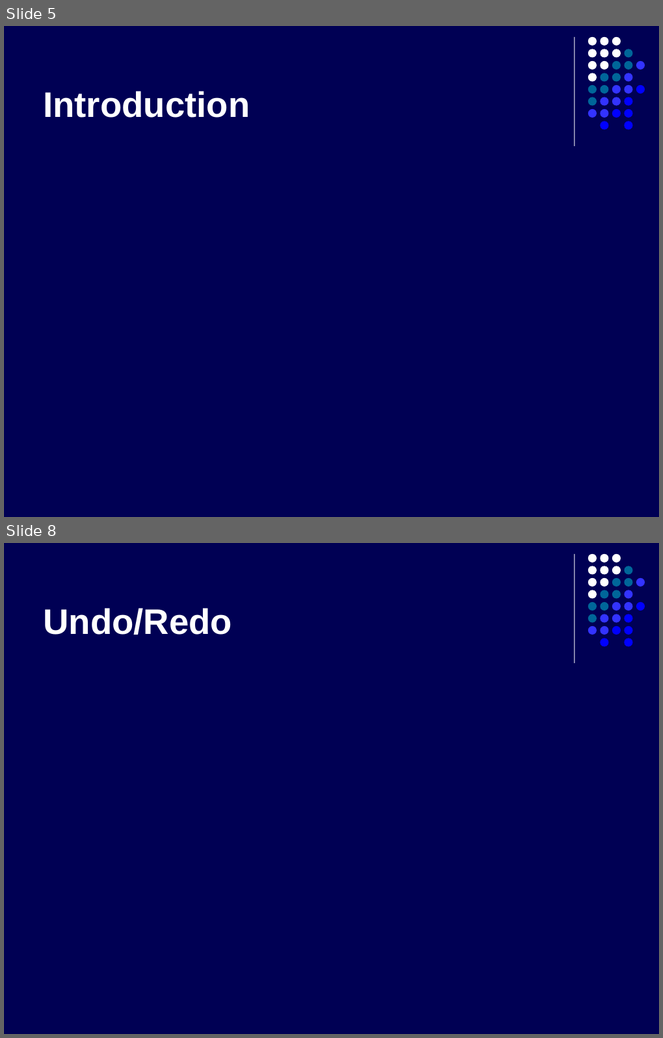
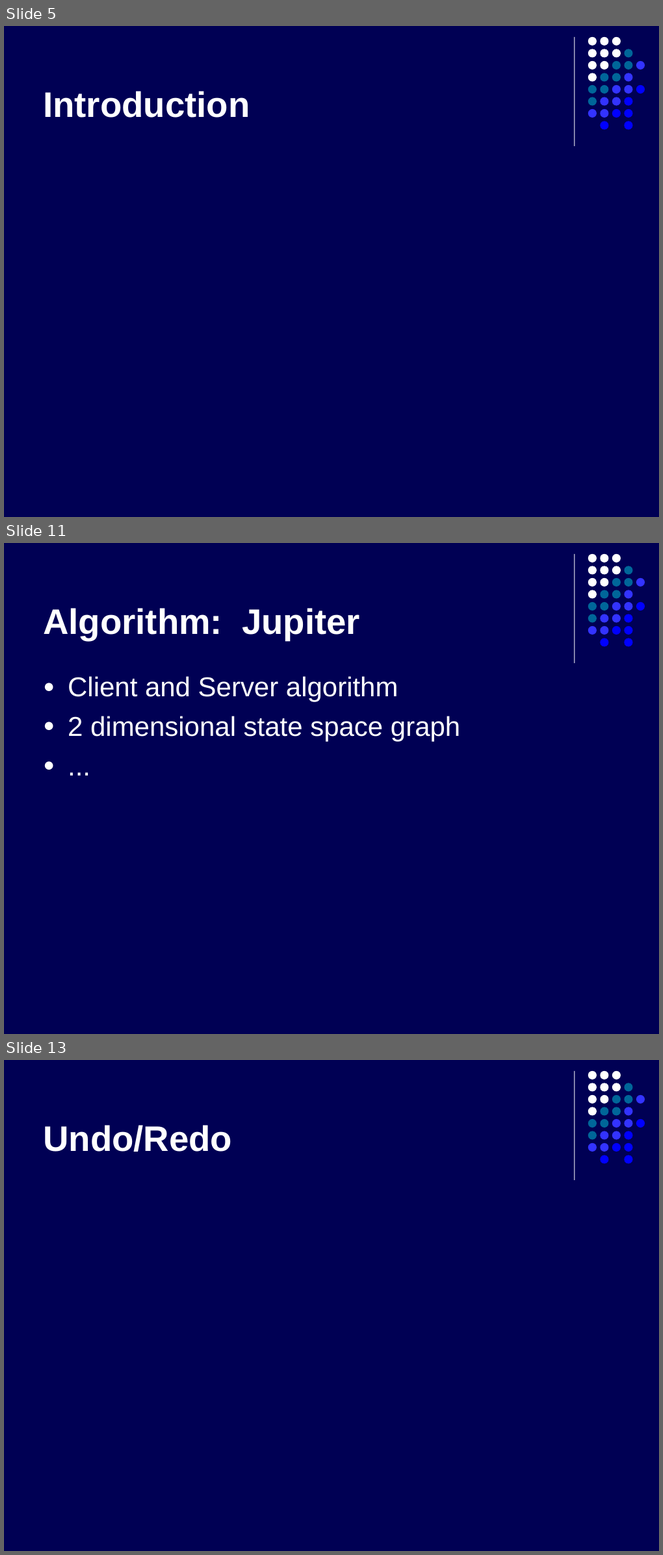
Before and after one commit to kyanha/ace, a slide deck: ace/trunk/doc/presentation/presentation.ppt. Shown one above the other, each under a label of ours: slides 5 and 8 before the commit, slides 5, 11 and 13 after it; the slides between them are not shown. The pictures are 663x1038 and 663x1555 pixels, drawn with LibreOffice and Linux fonts; fonts in the diff are those of the drawing. Boxes give left, top, right and bottom in pixels: in the first picture for what was removed or moved away, otherwise in the second. Text is boxed around its words. In the diff, an @@ line names an element or a change of style, - is before the commit and + after.

```diff
--- a/ace/trunk/doc/presentation/presentation.ppt
+++ b/ace/trunk/doc/presentation/presentation.ppt
@@ slide 11 added at (4, 543, 659, 1034), background #000054; not listed: 32 template elements that a slide beside it also shows @@
@@ title added at (43, 608, 360, 641), 39 pt, text #FFFFFF, bold @@
+Algorithm: Jupiter
@@ text added at (68, 676, 460, 742), 30 pt, text #FFFFFF @@
+● Client and Server algorithm
+● 2 dimensional state space graph
+● ...
@@ what was slide 8 is now slide 13 @@
```
Also in this commit, not shown: 1 slide changed, 5 other slides added, 1 slide removed.
